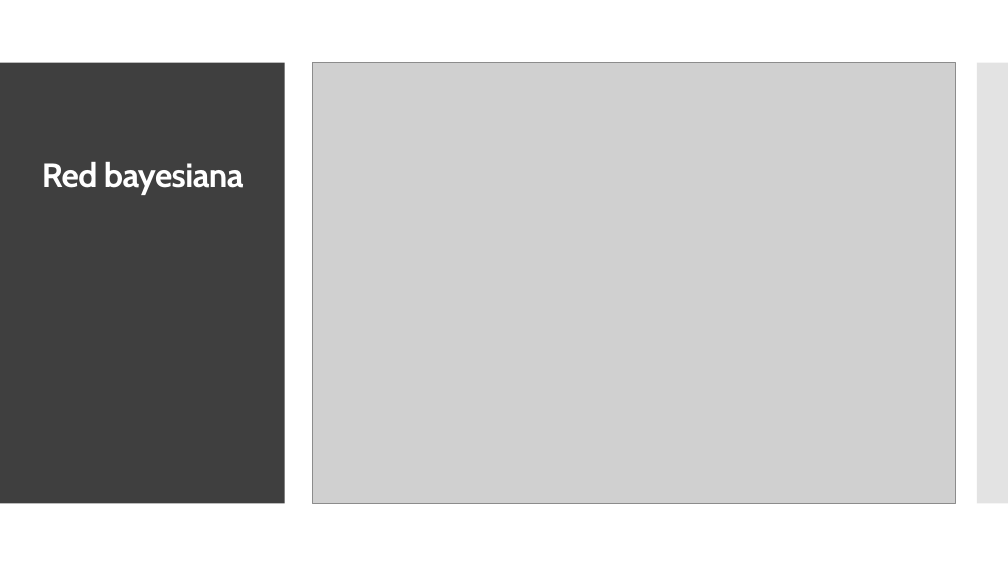
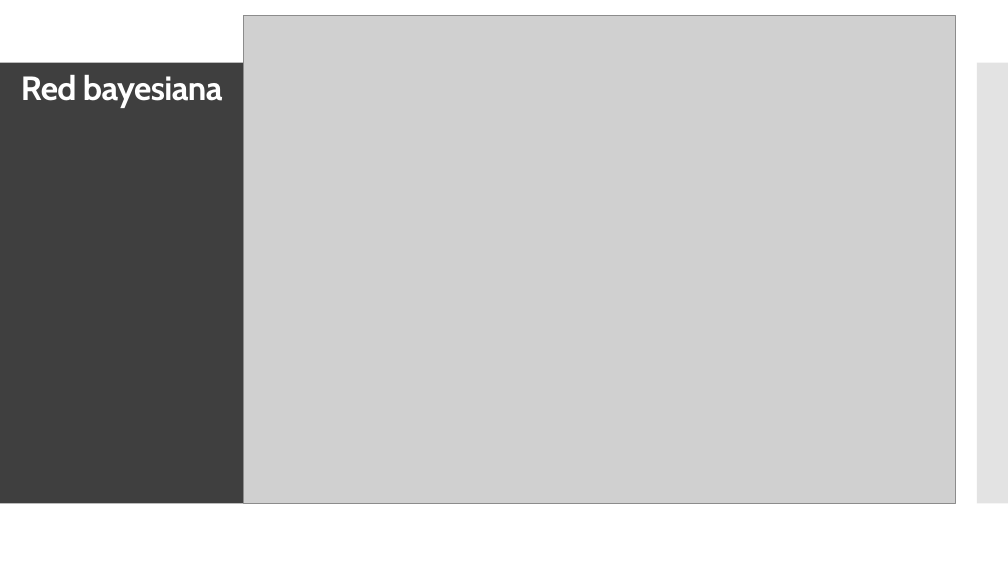
Before and after one commit to Juanfragar/Fiabilidad-y-gestion-de-riesgos, a slide deck: slide 14 of Practica 02/Modelado de riesgos con Hugin Expert.pptx. Drawn at 1008x567 pixels with LibreOffice and Linux fonts; fonts in the diff are those of the drawing; grey boxes stand for pictures. Boxes give left, top, right and bottom in pixels: in the first picture for what was removed or moved away, otherwise in the second. Text is boxed around its words. In the diff, an @@ line names an element or a change of style, - is before the commit and + after.

```diff
--- a/Practica 02/Modelado de riesgos con Hugin Expert.pptx
+++ b/Practica 02/Modelado de riesgos con Hugin Expert.pptx
@@ picture: place and size @@
-picture at (312,63,955,504)
+picture at (243,16,955,504)
@@ title "Red bayesiana": place and size @@
-title "Red bayesiana" at (42,162,244,195)
+title "Red bayesiana" at (21,75,223,108)
```
Also in this commit, not shown: 1 other slide changed.
